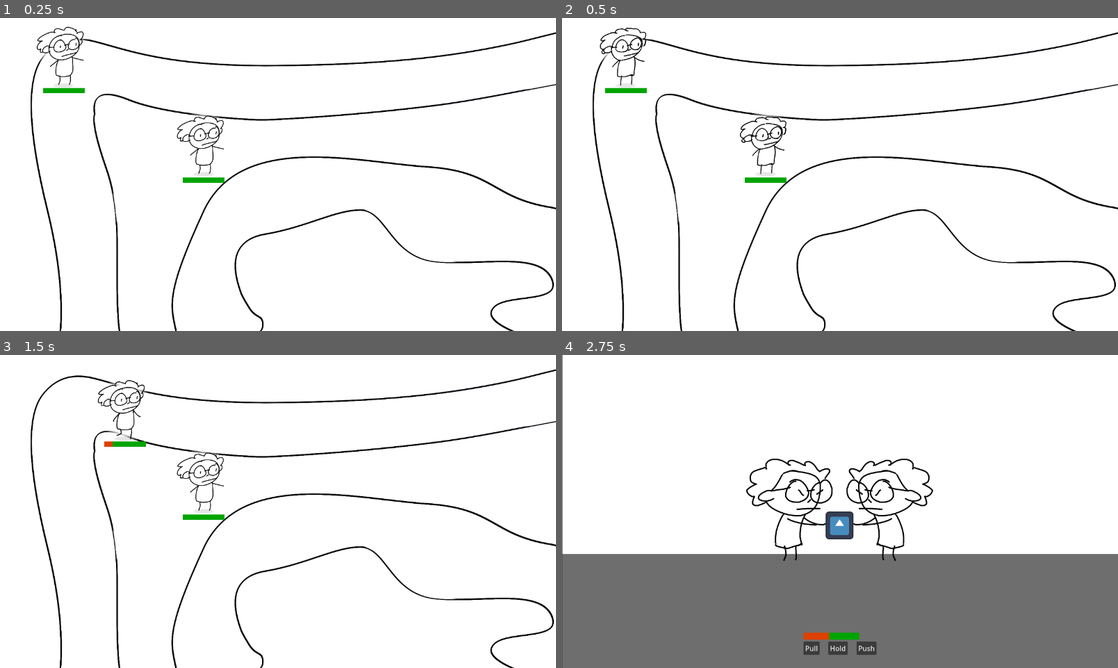
Above: before the commit, frames 1-4 (two rows, left to right).
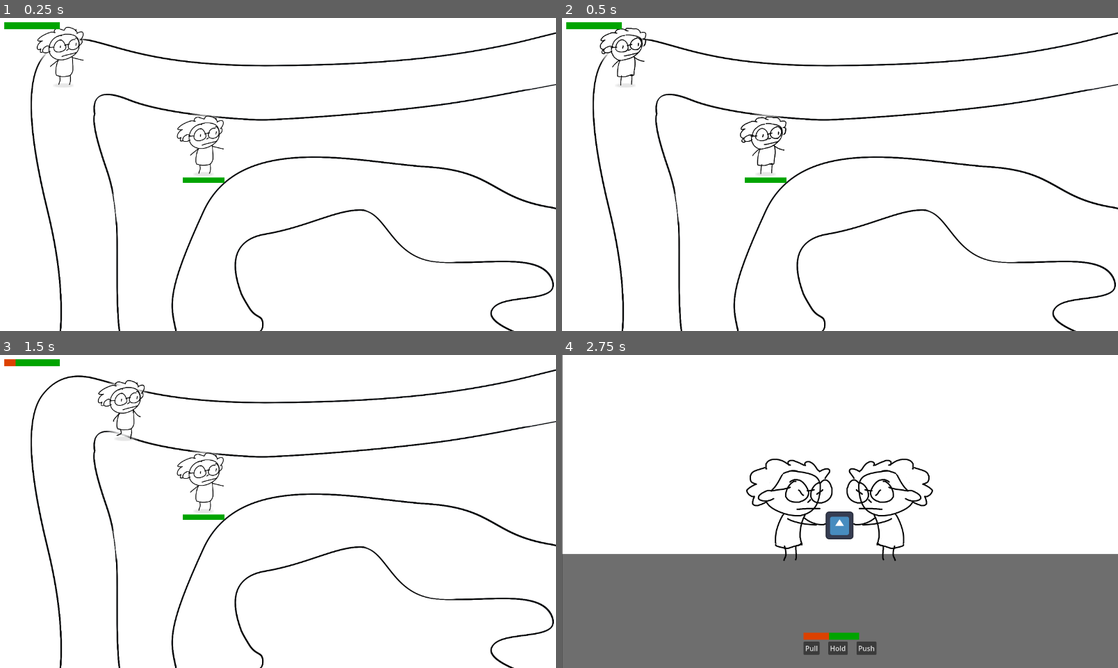
Above: after the commit, the same moments.

Repository: johnreybacal/gran-theft-aubrey
Game: Godot game, scene res://scenes/game_explore.tscn
Two runs of this game, one before a commit and one after it. Both use one fixed random seed, a clock stepped at 60 frames per second and the inputs below. The engine's default icon, where the game draws it, is replaced by a stand-in: a white triangle on a blue panel in a dark square.
Inputs:
- Up to frame 1 (0.25 s): no input
- Up to frame 2 (0.5 s): no input
- Up to frame 3 (1.5 s): hold D (move_right) 0.53-1.28 s; hold S (move_down) from 1.28 s (still down)
- Up to frame 4 (2.75 s): release S (move_down) at 2.03 s; hold D (move_right) from 2.03 s (still down)

The runs differ from the first frame. In frame 1, 0.4% of the frame differs, in the area x 0-16%, y 1-24%; in frame 2, 0.4%; in frame 3, 0.4%, in the area x 0-27%, y 1-30%; in frame 4, nothing differs.

Commit message:
move player granny stats to hud

Diff:
--- a/scenes/explore_player.tscn
+++ b/scenes/explore_player.tscn
@@ -43,6 +43,7 @@
 shape = SubResource("CapsuleShape2D_yuam7")
 
 [node name="GrannyStats" parent="." unique_id=284626914 instance=ExtResource("3_yuam7")]
+visible = false
 position = Vector2(0, 95)
 
 [node name="Backdrop" type="Sprite2D" parent="." unique_id=694907883]
--- a/scenes/game_explore.tscn
+++ b/scenes/game_explore.tscn
@@ -4,6 +4,7 @@
 [ext_resource type="PackedScene" uid="uid://cv742kmoulqfk" path="res://scenes/explore_player.tscn" id="1_tutr7"]
 [ext_resource type="PackedScene" uid="uid://cfh1ww543dm42" path="res://scenes/explore_enemy.tscn" id="2_1208y"]
 [ext_resource type="Texture2D" uid="uid://ucfcpwqmsd5q" path="res://assets/sprites/map.png" id="4_tpdw7"]
+[ext_resource type="PackedScene" uid="uid://cfcbjj5bpnt6u" path="res://scenes/hud.tscn" id="5_r354h"]
 
 [sub_resource type="NavigationPolygon" id="NavigationPolygon_tpdw7"]
 vertices = PackedVector2Array(2622, 1014.0078, -2592.0313, 1019.97656, -2599.961, -997.02344, 2622, -1010.96875)
@@ -73,3 +74,9 @@
 [node name="CollisionShape2D" type="CollisionShape2D" parent="Bounds/Right" unique_id=196644913]
 rotation = 4.712389
 shape = SubResource("WorldBoundaryShape2D_r354h")
+
+[node name="CanvasLayer" type="CanvasLayer" parent="." unique_id=46223926]
+
+[node name="Hud" parent="CanvasLayer" unique_id=2120957353 instance=ExtResource("5_r354h")]
+
+[connection signal="visibility_changed" from="." to="." method="_on_visibility_changed"]
--- /dev/null
+++ b/scenes/hud.tscn
@@ -0,0 +1,50 @@
+[gd_scene format=3 uid="uid://cfcbjj5bpnt6u"]
+
+[ext_resource type="Script" uid="uid://cfr8l3qvu48p6" path="res://scripts/hud.gd" id="1_oo0fn"]
+[ext_resource type="Script" uid="uid://cd80mqw3pbl7g" path="res://scripts/granny_stats.gd" id="2_5ysmq"]
+
+[sub_resource type="Gradient" id="Gradient_ppurl"]
+offsets = PackedFloat32Array(0)
+colors = PackedColorArray(0, 0.64369816, 3.85046e-07, 1)
+
+[sub_resource type="GradientTexture2D" id="GradientTexture2D_toqtt"]
+gradient = SubResource("Gradient_ppurl")
+width = 128
+height = 16
+
+[sub_resource type="Gradient" id="Gradient_reeqg"]
+offsets = PackedFloat32Array(0)
+colors = PackedColorArray(0.86647785, 0.2576891, 7.70092e-07, 1)
+
+[sub_resource type="GradientTexture2D" id="GradientTexture2D_ahhtf"]
+gradient = SubResource("Gradient_reeqg")
+width = 128
+height = 16
+
+[node name="Hud" type="Control" unique_id=2120957353]
+layout_mode = 3
+anchors_preset = 15
+anchor_right = 1.0
+anchor_bottom = 1.0
+grow_horizontal = 2
+grow_vertical = 2
+script = ExtResource("1_oo0fn")
+
+[node name="GrannyStats" type="VBoxContainer" parent="." unique_id=1087757187]
+layout_mode = 1
+offset_left = 10.0
+offset_top = 10.0
+offset_right = 138.0
+offset_bottom = 53.0
+script = ExtResource("2_5ysmq")
+
+[node name="ArthritisBar" type="TextureProgressBar" parent="GrannyStats" unique_id=1513119154]
+layout_mode = 2
+step = 0.1
+texture_under = SubResource("GradientTexture2D_toqtt")
+texture_progress = SubResource("GradientTexture2D_ahhtf")
+
+[node name="StateLabel" type="Label" parent="GrannyStats" unique_id=7701898]
+layout_mode = 2
+theme_override_colors/font_color = Color(0, 0, 0, 1)
+text = "Knees hurt"
--- a/scripts/game_explore.gd
+++ b/scripts/game_explore.gd
@@ -1,4 +1,7 @@
 extends Node2D
+
+@onready var hud: Hud = $CanvasLayer/Hud
+@onready var player: ExplorePlayer = $ExplorePlayer
 
 func _ready() -> void:
     var fight_scene = preload("res://scenes/game_fight.tscn").instantiate()
@@ -6,6 +9,7 @@
     EventBus.on_encounter_start.connect(_on_encounter_start.unbind(1))
     EventBus.on_encounter_end.connect(_on_encounter_end.unbind(2))
     show()
+    _setup_player_hud.call_deferred()
 
 func _on_encounter_start():
     hide()
@@ -14,3 +18,11 @@
 func _on_encounter_end():
     show()
     $ExplorePlayer/Camera2D.enabled = true
+
+func _on_visibility_changed() -> void:
+    $CanvasLayer.visible = visible
+
+func _setup_player_hud():
+    player.granny.stats = hud.stats
+    hud.stats.set_max_arthritis(player.granny.max_arthritis)
+    hud.stats.update_arthritis(player.granny.arthritis)
--- a/scripts/granny_stats.gd
+++ b/scripts/granny_stats.gd
@@ -1,4 +1,4 @@
-extends Node2D
+extends Node
 class_name GrannyStats
 
 const CHASING = "Chasing."
--- /dev/null
+++ b/scripts/hud.gd
@@ -0,0 +1,4 @@
+extends Control
+class_name Hud
+
+@onready var stats: GrannyStats = $GrannyStats
Not shown, added: scripts/hud.gd.uid
